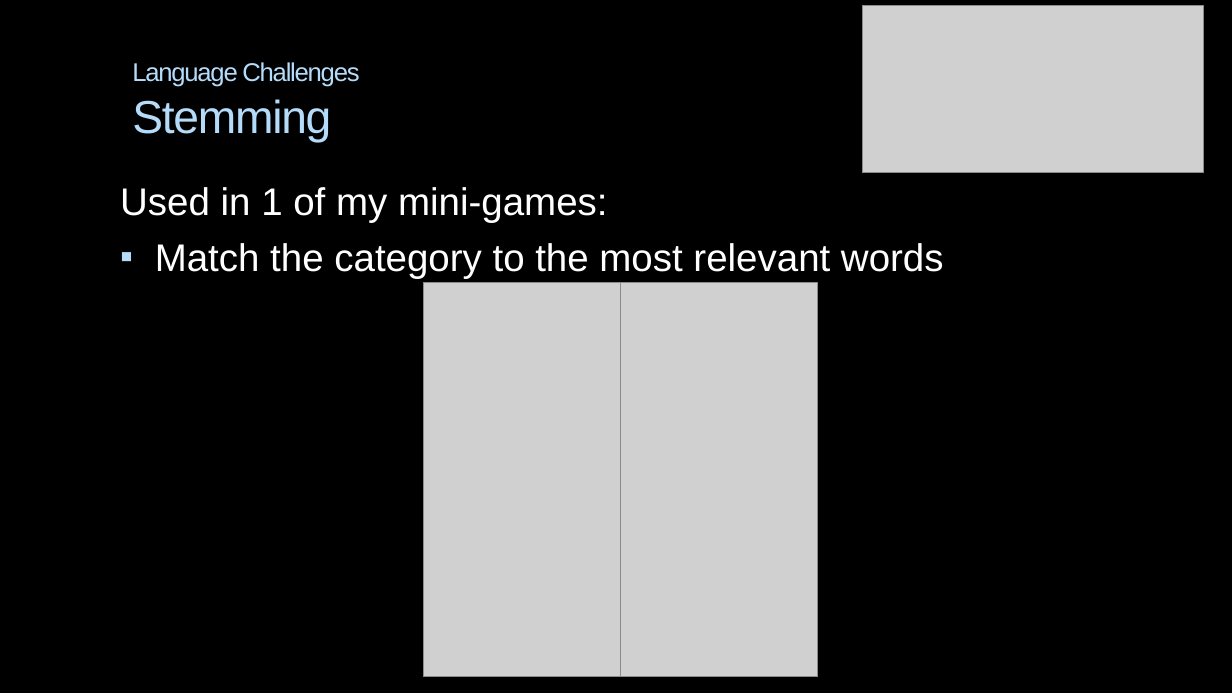
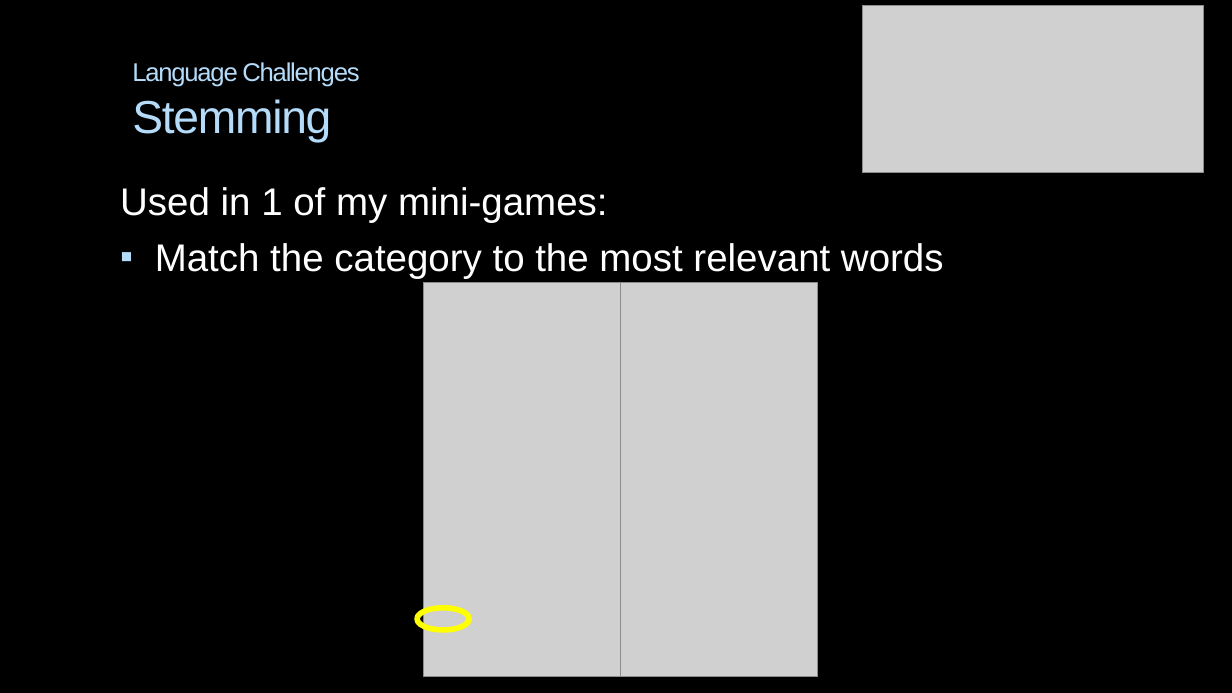
Before and after one commit to AlexanderPoone/tempusespatium, a slide deck: slide 12 of shitty_ppt.pptx. Drawn at 1232x693 pixels with LibreOffice and Linux fonts; fonts in the diff are those of the drawing; grey boxes stand for pictures; background and template pictures are left out. Boxes give left, top, right and bottom in pixels: in the first picture for what was removed or moved away, otherwise in the second. Text is boxed around its words. In the diff, an @@ line names an element or a change of style, - is before the commit and + after.

```diff
--- a/shitty_ppt.pptx
+++ b/shitty_ppt.pptx
@@ ellipse added at box(417, 608, 469, 630), outline #FFFF00 4.33 pt @@
```
Also in this commit, not shown: 3 other slides changed.
